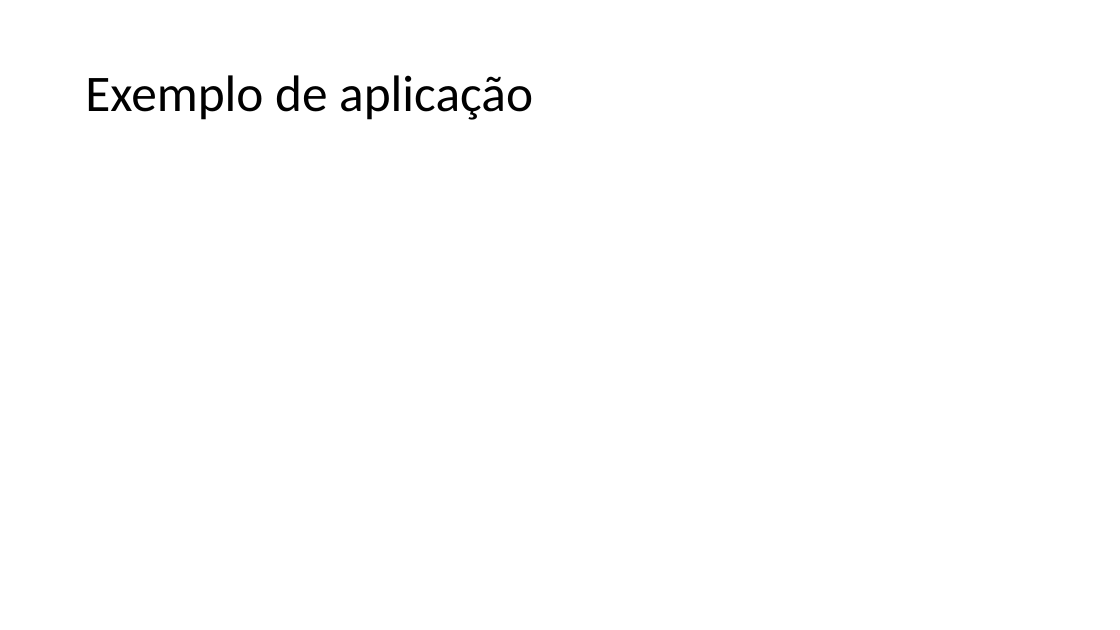
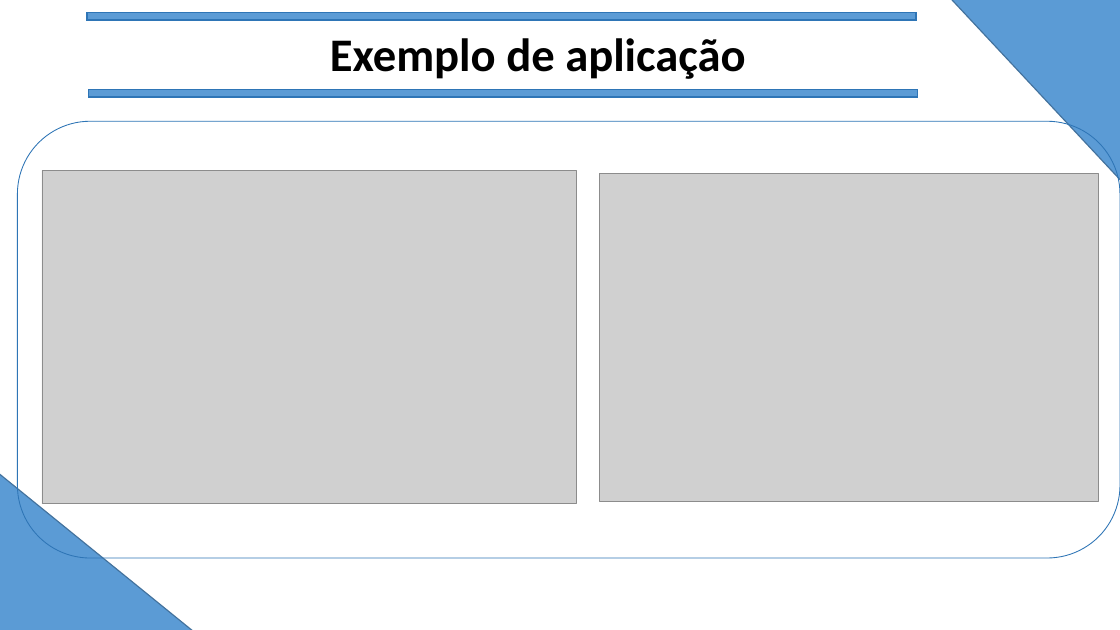
Before and after one commit to lucasdeaquino/TCC-armarios, a slide deck: slide 11 of João Vitor (Jão)/manual3.pptx (slide 9 before the commit). Drawn at 1120x630 pixels with LibreOffice and Linux fonts; fonts in the diff are those of the drawing; grey boxes stand for pictures. Boxes give left, top, right and bottom in pixels: in the first picture for what was removed or moved away, otherwise in the second. Text is boxed around its words. In the diff, an @@ line names an element or a change of style, - is before the commit and + after.

```diff
--- a/João Vitor (Jão)/manual3.pptx
+++ b/João Vitor (Jão)/manual3.pptx
@@ rectangle added at box(87, 13, 917, 20), fill #5B9BD5, outline #2E75B6 1 pt @@
@@ text "Exemplo de aplicação": place and size @@
-text "Exemplo de aplicação" at box(85, 75, 533, 120)
+text "Exemplo de aplicação" at box(330, 38, 745, 79)
@@ text "Exemplo de aplicação" at box(330, 38, 745, 79): size 44 to 40 pt, bold on; line spacing 0.9 to 1; vertical alignment middle to top @@
@@ triangle added at box(856, 0, 1120, 398), fill #5B9BD5, outline #43739E 1 pt @@
@@ rectangle added at box(89, 90, 918, 97), fill #5B9BD5, outline #2E75B6 1 pt @@
@@ rounded rectangle added at box(18, 121, 1120, 558), outline #2E75B6 0.75 pt @@
@@ picture added at box(42, 171, 576, 504) @@
@@ picture added at box(599, 174, 1099, 502) @@
@@ triangle added at box(0, 345, 377, 630), fill #5B9BD5, outline #43739E 1 pt @@
```
Also in this commit, not shown: 1 other slide changed, 3 slides added, 1 slide removed.
